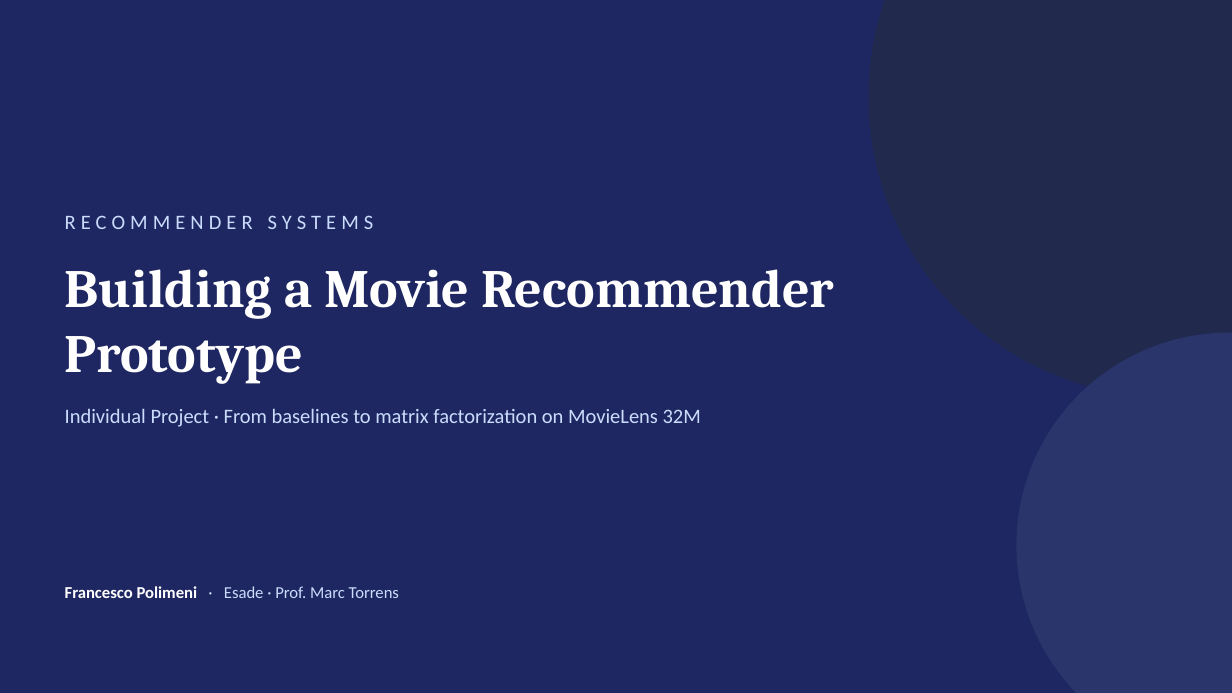
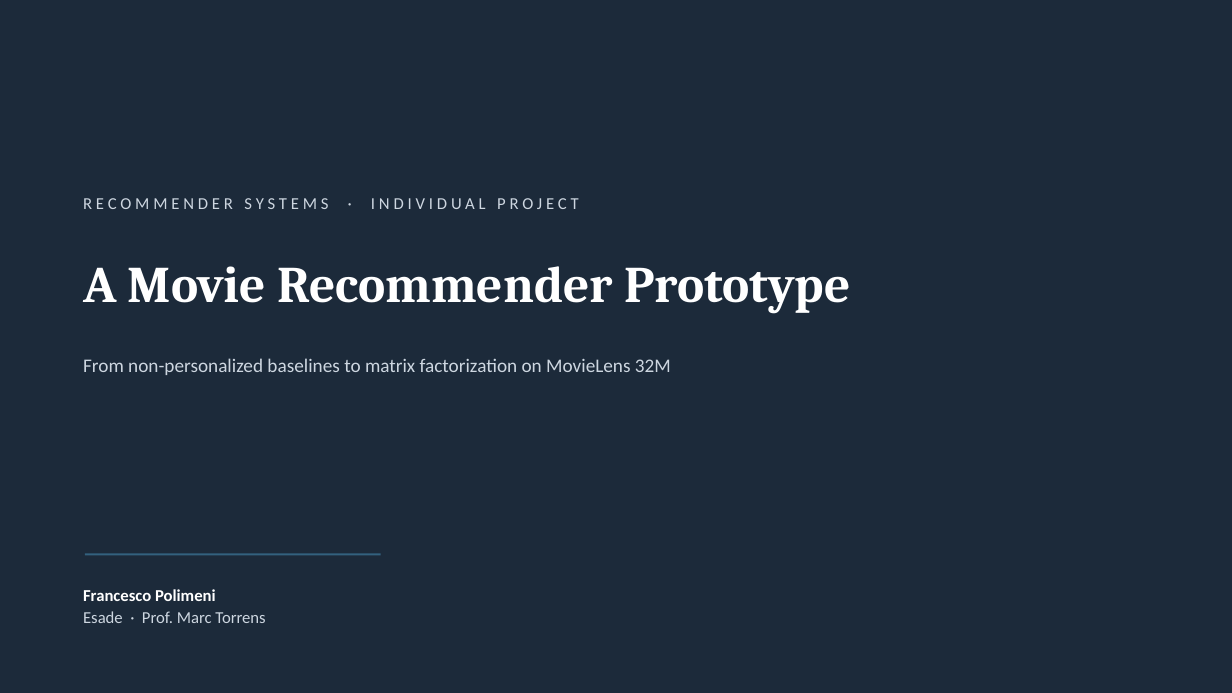
Before and after one commit to francescopolimeni05-cmd/MovieRec, a slide deck: slide 1 of Recommender_Systems_Project.pptx. Drawn at 1232x693 pixels with LibreOffice and Linux fonts; fonts in the diff are those of the drawing. Boxes give left, top, right and bottom in pixels: in the first picture for what was removed or moved away, otherwise in the second. Text is boxed around its words. In the diff, an @@ line names an element or a change of style, - is before the commit and + after.

```diff
--- a/Recommender_Systems_Project.pptx
+++ b/Recommender_Systems_Project.pptx
@@ background #1E2761 to #1C2A3A @@
@@ ellipse removed at [869, 0, 1232, 397] @@
@@ text at [83, 198, 579, 209]: text changed; size 16 to 13 pt; text colour #CADCFC to #CDD6E0 @@
-RECOMMENDER SYSTEMS
+RECOMMENDER SYSTEMS · INDIVIDUAL PROJECT
@@ text at [83, 266, 850, 313]: text changed; size 42 to 40 pt @@
-Building a Movie Recommender Prototype
+A Movie Recommender Prototype
@@ text at [83, 358, 671, 375]: text changed; size 16 to 15 pt; text colour #CADCFC to #CDD6E0 @@
-Individual Project · From baselines to matrix factorization on MovieLens 32M
+From non-personalized baselines to matrix factorization on MovieLens 32M
@@ ellipse removed at [1017, 333, 1232, 693] @@
@@ line added from (85, 555) to (381, 555), #33617E 1.5 pt @@
@@ text at [83, 589, 265, 623]: text changed; text colour #CADCFC to #CDD6E0 @@
-Francesco Polimeni · Esade · Prof. Marc Torrens
+Francesco Polimeni
+Esade · Prof. Marc Torrens
```
Also in this commit, not shown: 12 other slides changed, 11 other files.
